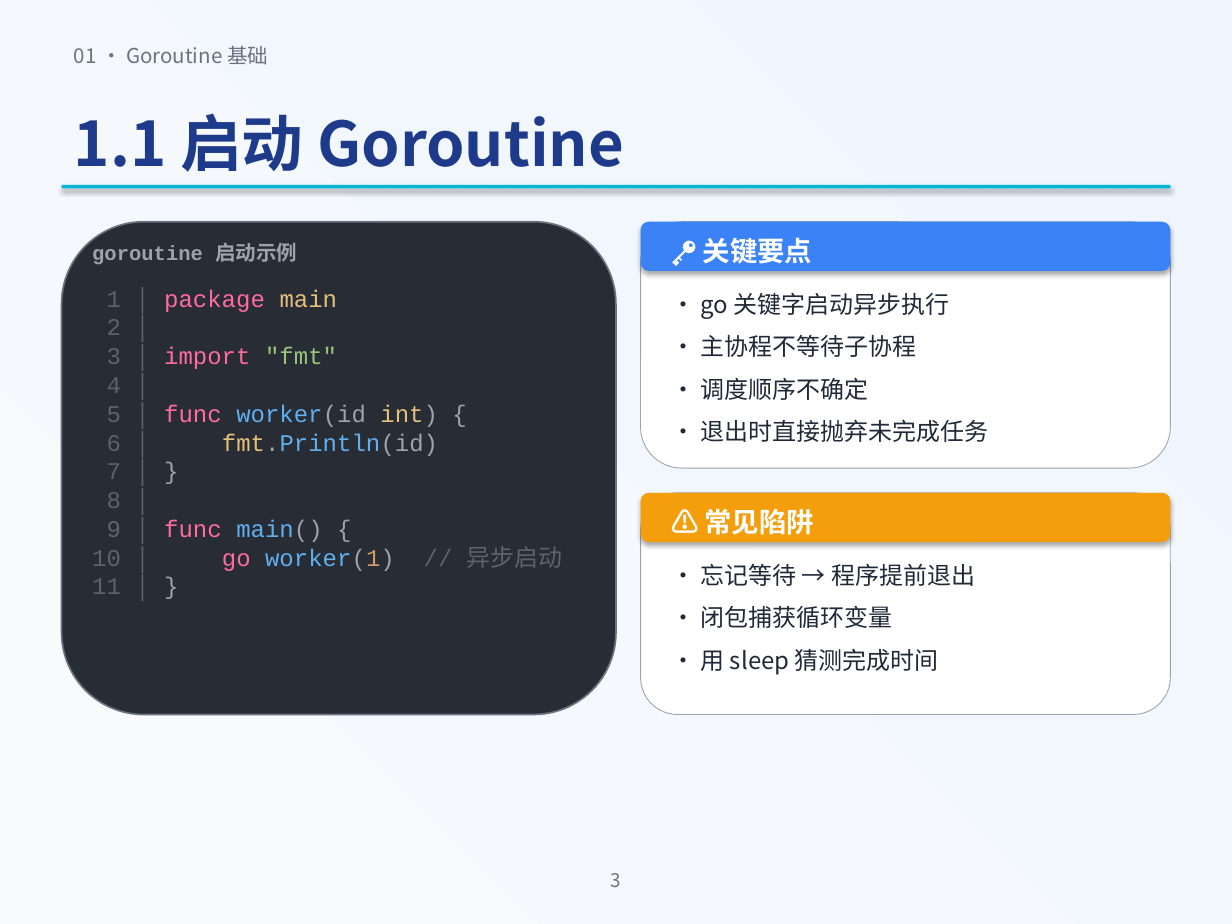
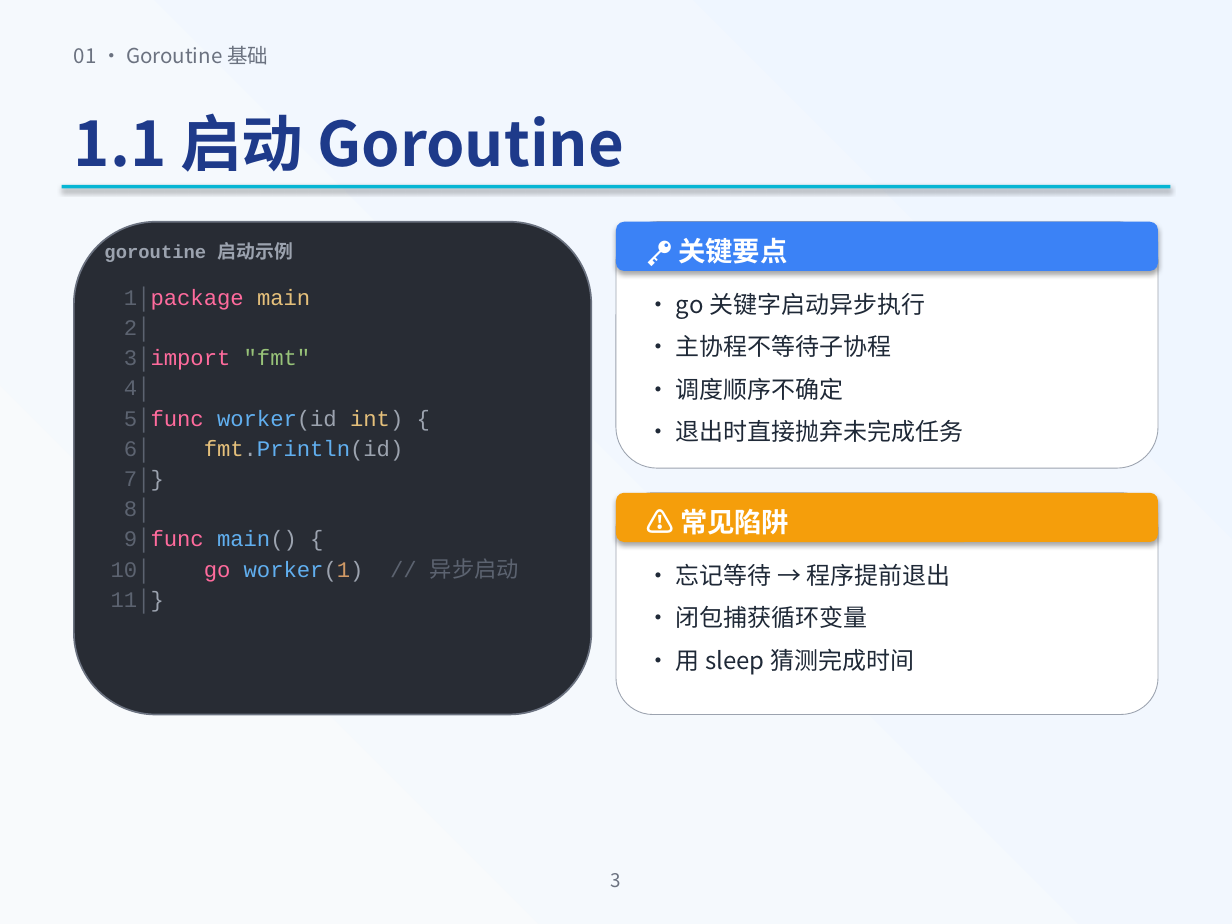
Before and after one commit to baiwangea/go-study, a slide deck: slide 3 of 03-go-concurrency/Go并发编程课程.pptx. Drawn at 1232x924 pixels with LibreOffice and Linux fonts; fonts in the diff are those of the drawing. Boxes give left, top, right and bottom in pixels: in the first picture for what was removed or moved away, otherwise in the second. Text is boxed around its words. In the diff, an @@ line names an element or a change of style, - is before the commit and + after.

Commit message:
fix: 修复代码块超出边框的严重布局问题
关键修复：
- 代码框宽度严格控制：4.2-5.4英寸（根据布局）
- 启用 word_wrap = True 强制换行
- 字号降至13pt（更安全，防止溢出）
- 行号格式紧凑化：去掉多余空格
- 代码内边距增加：0.2英寸（防止贴边）
- 精简注释文字：缩短长注释

布局规则：
- 左边距：0.6英寸
- 有右侧卡片时：代码宽≤5.4英寸
- 全宽代码时：代码宽≤8.8英寸
- 行间距：2pt紧凑

测试：重新生成34页PPT，所有内容在安全边界内

```diff
--- a/03-go-concurrency/Go并发编程课程.pptx
+++ b/03-go-concurrency/Go并发编程课程.pptx
@@ rounded rectangle: place and size @@
-rounded rectangle at [62, 222, 616, 715]
+rounded rectangle at [74, 222, 591, 715]
@@ text "goroutine 启动示例": place and size @@
-text "goroutine 启动示例" at [92, 242, 297, 264]
+text "goroutine 启动示例" at [104, 242, 293, 262]
@@ text "goroutine 启动示例" at [104, 242, 293, 262]: size 12 to 11 pt @@
@@ rounded rectangle: place and size @@
-rounded rectangle at [641, 222, 1170, 468]
+rounded rectangle at [616, 222, 1158, 468]
@@ rounded rectangle: place and size @@
-rounded rectangle at [641, 222, 1170, 271]
+rounded rectangle at [616, 222, 1158, 271]
@@ text "🔑 关键要点": place and size @@
-text "🔑 关键要点" at [703, 237, 812, 264]
+text "🔑 关键要点" at [678, 237, 787, 264]
@@ text at [111, 289, 519, 614]: text changed; size 14 to 13 pt @@
-1 │ package main
-2 │
-3 │ import "fmt"
-4 │
-5 │ func worker(id int) {
-6 │ fmt.Println(id)
-7 │ }
-8 │
-9 │ func main() {
-10 │ go worker(1) // 异步启动
-11 │ }
+1│package main
+2│
+3│import "fmt"
+4│
+5│func worker(id int) {
+6│ fmt.Println(id)
+7│}
+8│
+9│func main() {
+10│ go worker(1) // 异步启动
+11│}
@@ text "• go 关键字启动异步执行": place and size @@
-text "• go 关键字启动异步执行" at [701, 293, 989, 442]
+text "• go 关键字启动异步执行" at [676, 293, 964, 442]
@@ rounded rectangle: place and size @@
-rounded rectangle at [641, 493, 1170, 715]
+rounded rectangle at [616, 493, 1158, 715]
@@ rounded rectangle: place and size @@
-rounded rectangle at [641, 493, 1170, 542]
+rounded rectangle at [616, 493, 1158, 542]
@@ text "⚠️ 常见陷阱": place and size @@
-text "⚠️ 常见陷阱" at [705, 508, 814, 535]
+text "⚠️ 常见陷阱" at [680, 508, 789, 535]
@@ text "• 忘记等待 → 程序提前退出": place and size @@
-text "• 忘记等待 → 程序提前退出" at [701, 564, 975, 675]
+text "• 忘记等待 → 程序提前退出" at [676, 564, 951, 675]
```
Also in this commit, not shown: 15 other slides changed, 1 other file.
